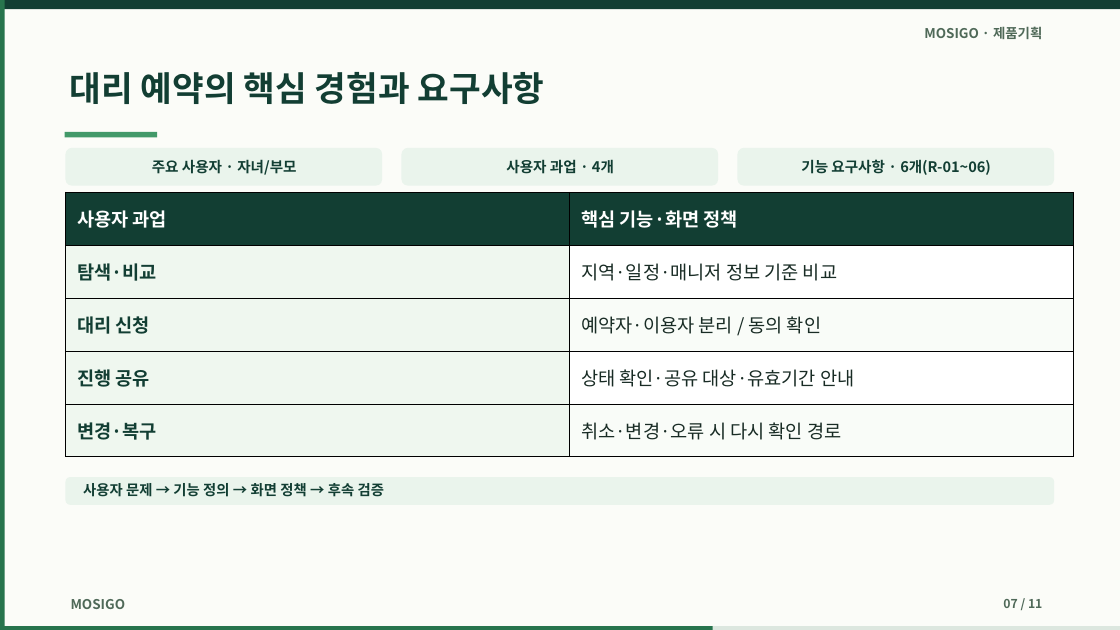
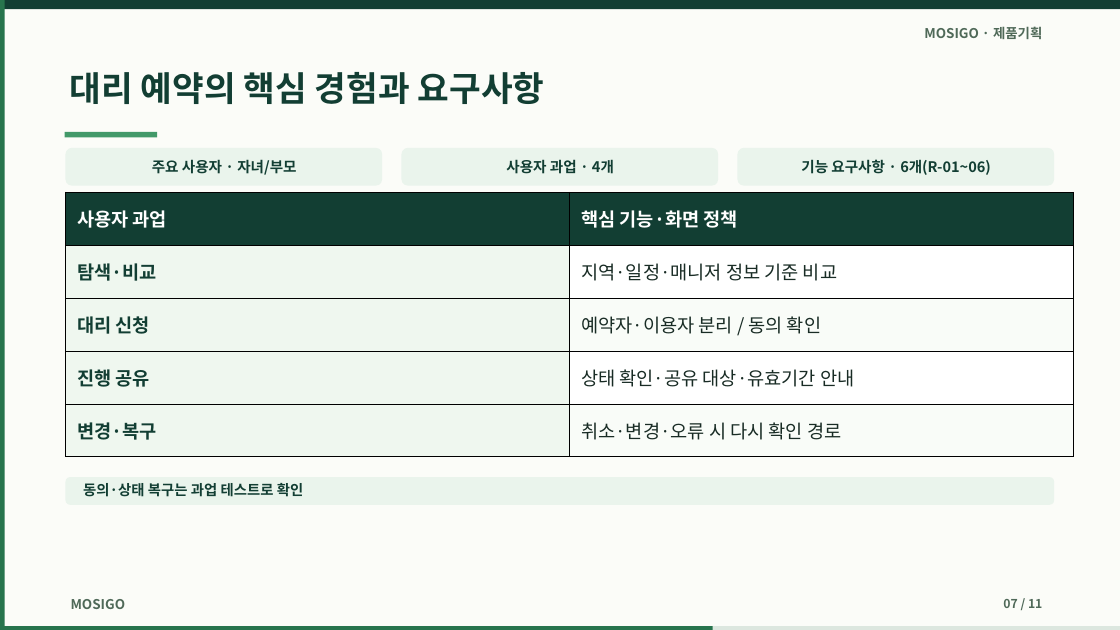
Before and after one commit to dohyunkimmm/mosigo-case-study, a slide deck: slide 7 of downloads/mosigo_report.pptx. Drawn at 1120x630 pixels with LibreOffice and Linux fonts; fonts in the diff are those of the drawing. Boxes give left, top, right and bottom in pixels: in the first picture for what was removed or moved away, otherwise in the second. Text is boxed around its words. In the diff, an @@ line names an element or a change of style, - is before the commit and + after.

```diff
--- a/downloads/mosigo_report.pptx
+++ b/downloads/mosigo_report.pptx
@@ text at [83,483,303,497]: text changed @@
-사용자 문제 → 기능 정의 → 화면 정책 → 후속 검증
+동의·상태 복구는 과업 테스트로 확인
```
Also in this commit, not shown: 3 other slides changed, 29 other files.
